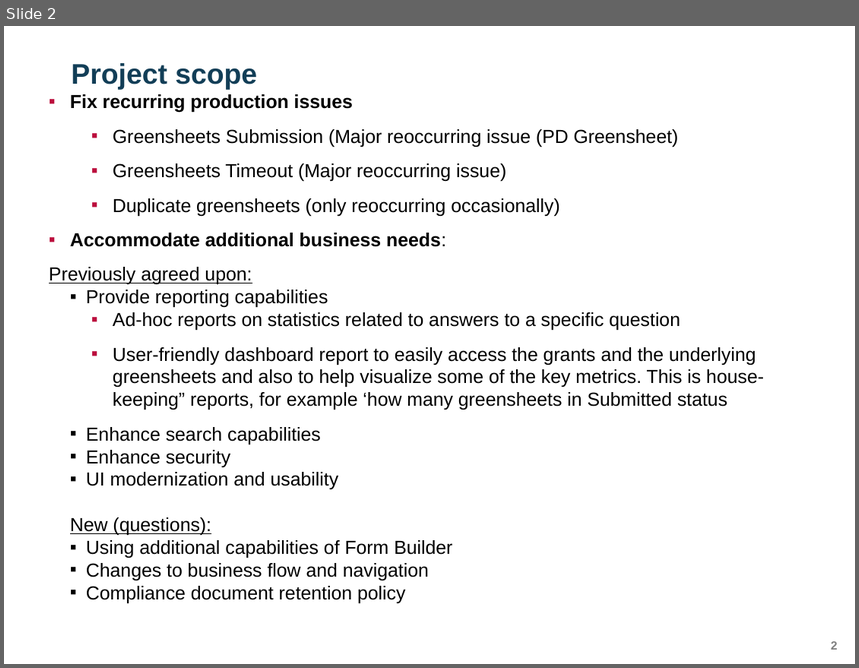
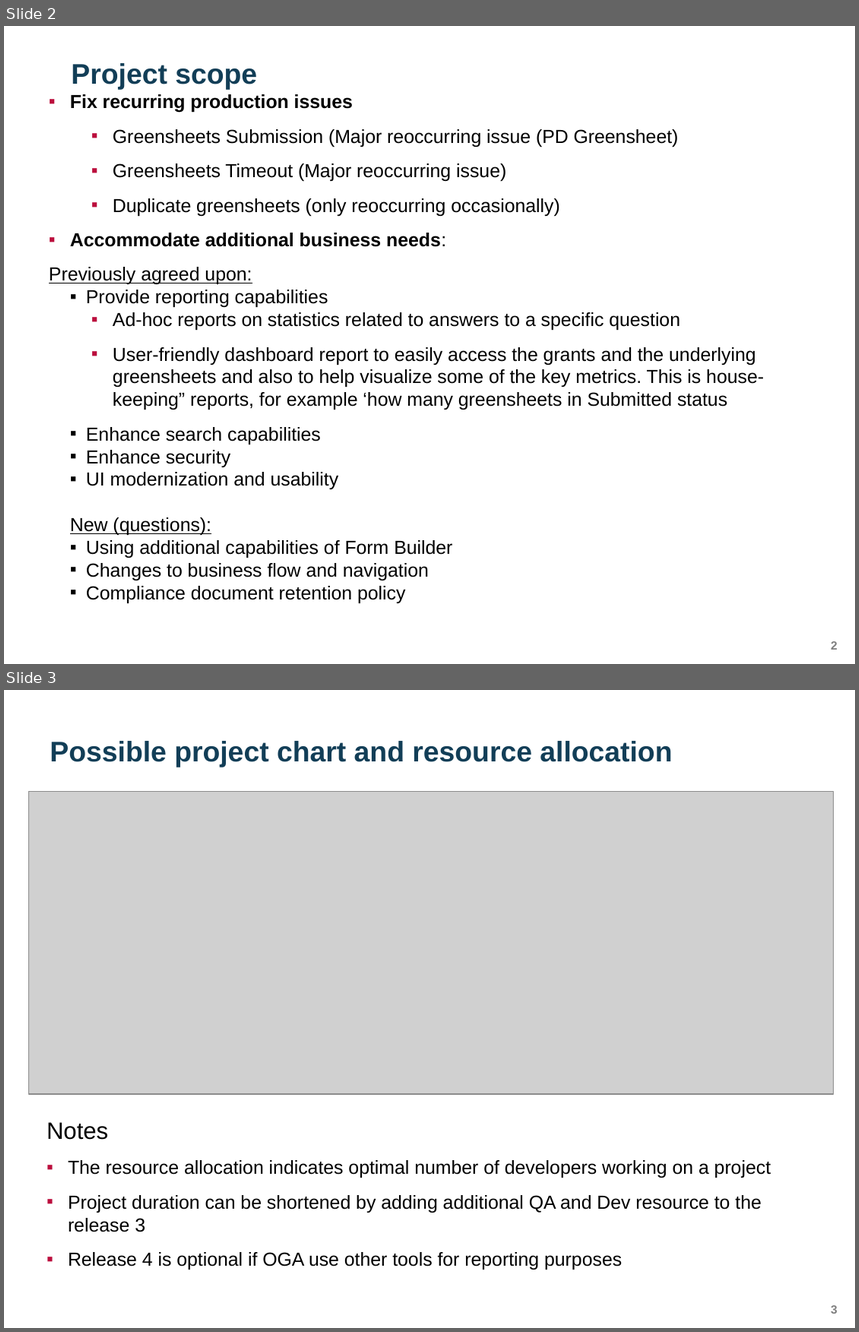
Before and after one commit to yaoh4/greensheets_classic, a slide deck: Requirements/Presentations/GreenSheets Recommendations.pptx. Shown one above the other, each under a label of ours: slide 2 before the commit, slides 2 and 3 after it. The pictures are 859x668 and 859x1332 pixels, drawn with LibreOffice and Linux fonts; fonts in the diff are those of the drawing; grey boxes stand for pictures; background and template pictures are left out. Boxes give left, top, right and bottom in pixels: in the first picture for what was removed or moved away, otherwise in the second. Text is boxed around its words. In the diff, an @@ line names an element or a change of style, - is before the commit and + after.

```diff
--- a/Requirements/Presentations/GreenSheets Recommendations.pptx
+++ b/Requirements/Presentations/GreenSheets Recommendations.pptx
@@ slide 3 added at bbox=[4, 690, 855, 1328], background #FFFFFF; not listed: 1 template element that a slide beside it also shows @@
@@ title added at bbox=[50, 741, 672, 768], 24 pt, text #123E57, bold @@
+Possible project chart and resource allocation
@@ picture added at bbox=[28, 791, 834, 1094] @@
@@ text added at bbox=[47, 1122, 771, 1270], 16 pt, text #000000 @@
+Notes
+▪ The resource allocation indicates optimal number of developers working on a project
+▪ Project duration can be shortened by adding additional QA and Dev resource to the release 3
+▪ Release 4 is optional if OGA use other tools for reporting purposes
```
Also in this commit, not shown: 1 slide changed, 1 slide removed.
